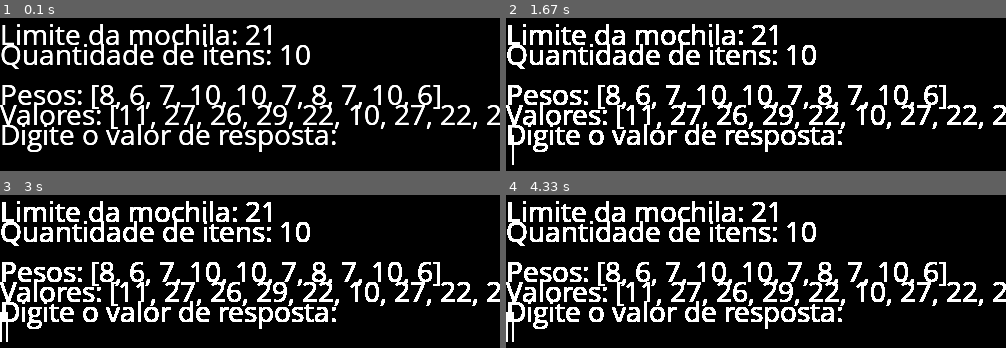
Above: before the commit, frames 1-4 (two rows, left to right).
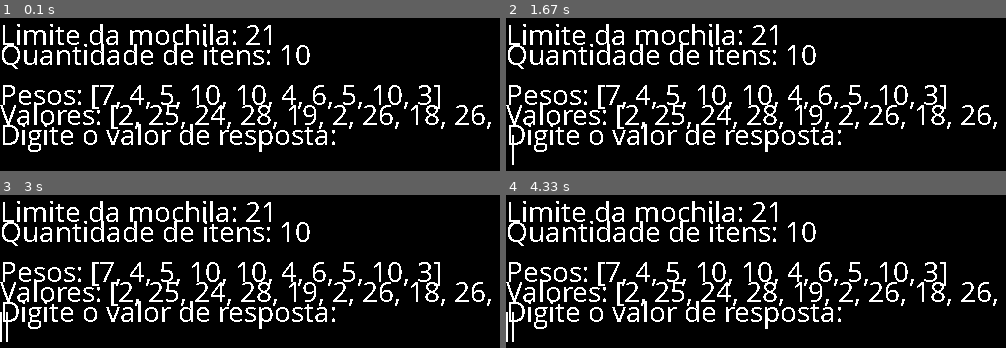
Above: after the commit, the same moments.

Repository: projeto-de-algoritmos/PD_Mochileiro
Game: pygame game, started from src/main.py
Same seed, same stepped clock (60 frames per second), same inputs: the game is played once before the commit and once after it.
Inputs:
- Up to frame 1 (0.1 s): no input
- Up to frame 2 (1.67 s): tap Space at 0.33 s
- Up to frame 3 (3 s): hold Left 1.77-2.3 s
- Up to frame 4 (4.33 s): no input

The runs differ from the first frame. In frame 1, 8.2% of the frame differs, in the area x 0-100%, y 3-88%; in frame 2, 8.4%, in the area x 0-100%, y 4-88%; in frame 3, 8.3%; in frame 4, 8.3%.

Commit message:
Ajustando esquema de renderizacao
Signed-off-by: Leonardo Barreiros <leossb36@gmail.com>
Co-authored-by: Ian Rocha <ianrocha.df@gmail.com>

Diff:
--- a/src/interface.py
+++ b/src/interface.py
@@ -1,11 +1,8 @@
 from enum import Enum
 from modules.pygame_textinput import TextInput
 import pygame
-
-class Level(Enum):
-    EASY = 1
-    MEDIUM = 2
-    HARD = 3
+import time
+import sys
 
 class Color(Enum):
     BLACK = (0,0,0)
@@ -16,7 +13,6 @@
         self.height = 500
         self.width = 500
         self.screen = None
-        self.clock = None
 
     def initDisplay(self):
         pygame.init()
@@ -24,17 +20,29 @@
         windowSize = (self.height, self.width)
         self.screen = pygame.display.set_mode(windowSize)
         pygame.display.set_caption("O Mochileiro")
-        self.clock = pygame.time.Clock()
         self.screen.fill(Color.BLACK.value)
 
-    def drawElements(self, elements, posX, posY):
+    def drawElements(self, elements, posX, posY, condition):
         pygame.font.init()
 
         text = str(elements)
+        textSize = sys.getsizeof(text)
         font = pygame.font.SysFont('Comic Sans MS', 30)
-        text = font.render(text, True, Color.WHITE.value)
+        text = font.render(text, False, Color.WHITE.value)
         self.screen.blit(text, (posX, posY))
+        pygame.display.update()
 
-    def writeOnDisplay(self, textInput: TextInput(), events):
+        if condition:
+            time.sleep(1)
+            self.screen.fill(pygame.Color("black"), (posX, posY, textSize*5, 35))
+
+        pygame.display.update()
+
+    def writeOnDisplay(self, textInput: TextInput(), events, condition):
         textInput.update(events)
         self.screen.blit(textInput.get_surface(), (0, 120))
+
+        if condition:
+            time.sleep(1)
+            self.screen.fill(pygame.Color("black"), (0, 120, 500, 35))
+        pygame.display.update()
--- a/src/knapsack.py
+++ b/src/knapsack.py
@@ -1,5 +1,3 @@
-
-
 def knapsack(weightArray, valueArray, limitWeight, sizeArray, auxMatrix):
     recursiveMatrix = auxMatrix
 
--- a/src/main.py
+++ b/src/main.py
@@ -8,11 +8,12 @@
 
 
 
-def backgroundKnapsack():
+def backgroundKnapsack(level):
+    rand_level = level * 2
     items = []
 
-    limitWeight = rnd.randint(10, 30)
-    sizeArray = rnd.randint(5, 10)
+    limitWeight = rnd.randint(10 + rand_level, 30 + rand_level)
+    sizeArray = rnd.randint(5 + rand_level, 10 + rand_level)
 
     matrix = initMatrix(limitWeight, sizeArray)
 
@@ -21,8 +22,8 @@
         item = Item()
 
         item.setName(count)
-        item.setValue(rnd.randint(10, 30))
-        item.setWeight(rnd.randint(5, 10))
+        item.setValue(rnd.randint(1, 30))
+        item.setWeight(rnd.randint(1, 10))
         items.append(item)
 
         count = count+1
@@ -40,15 +41,19 @@
 
 
 if __name__ == "__main__":
-
+    global FPSCLOCK
+    FPSCLOCK=pygame.time.Clock()
     display = Display()
     display.initDisplay()
     textInput = TextInput()
     gameExit = True
     retry = 3
-    weightArray, valueArray, limitWeight, sizeArray, result = backgroundKnapsack()
+    level = 0
+    weightArray, valueArray, limitWeight, sizeArray, result = backgroundKnapsack(level)
 
     while gameExit:
+        condition = 0
+        flushValues = 0
         events = pygame.event.get()
         for event in events:
             if event.type == pygame.QUIT:
@@ -57,23 +62,35 @@
                 if event.key == pygame.K_RETURN:
                     response = int(textInput.get_text())
                     if (response != result):
-                        display.drawElements("Resposta errada, tente novamente", 0, 140)
+                        display.drawElements("Resposta errada, tente novamente", 0, 140, 1)
                         retry = retry - 1
+                        textInput.clear_text()
+                        pygame.display.update()
+                        condition = 1
                     else:
-                        display.drawElements("Parabéns você acertou!", 0, 140)
+                        level = level + 1
+                        weightArray, valueArray, limitWeight, sizeArray, result = backgroundKnapsack(level)
+                        display.drawElements("Parabéns você acertou!", 0, 140, 1)
+                        textInput.clear_text()
+                        pygame.display.update()
+                        flushValues = 1
+                        condition = 1
 
         if retry < 1:
-            display.drawElements("Você perdeu =(", 0, 160)
+            display.drawElements("Você perdeu =(", 0, 160, 1)
             gameExit = False
-        display.drawElements("Limite da mochila: " + str(limitWeight), 0, 0)
-        display.drawElements("Quantidade de itens: " + str(sizeArray), 0, 20)
-        display.drawElements("Pesos: " + str(weightArray), 0, 60)
-        display.drawElements("Valores: " + str(valueArray), 0, 80)
-        display.drawElements("Digite o valor de resposta: ", 0, 100)
-        display.writeOnDisplay(textInput, events)
 
+        display.drawElements("Limite da mochila: " + str(limitWeight), 0, 0, flushValues)
+        display.drawElements("Quantidade de itens: " + str(sizeArray), 0, 20, flushValues)
+        display.drawElements("Pesos: " + str(weightArray), 0, 60, flushValues)
+        display.drawElements("Valores: " + str(valueArray), 0, 80, flushValues)
+        display.drawElements("Digite o valor de resposta: ", 0, 100, 0)
+        display.writeOnDisplay(textInput, events, condition)
+
+        pygame.display.flip()
         pygame.display.update()
-        display.clock.tick(30)
+
+        FPSCLOCK.tick_busy_loop(60)
 
     time.sleep(1)
     pygame.quit()
